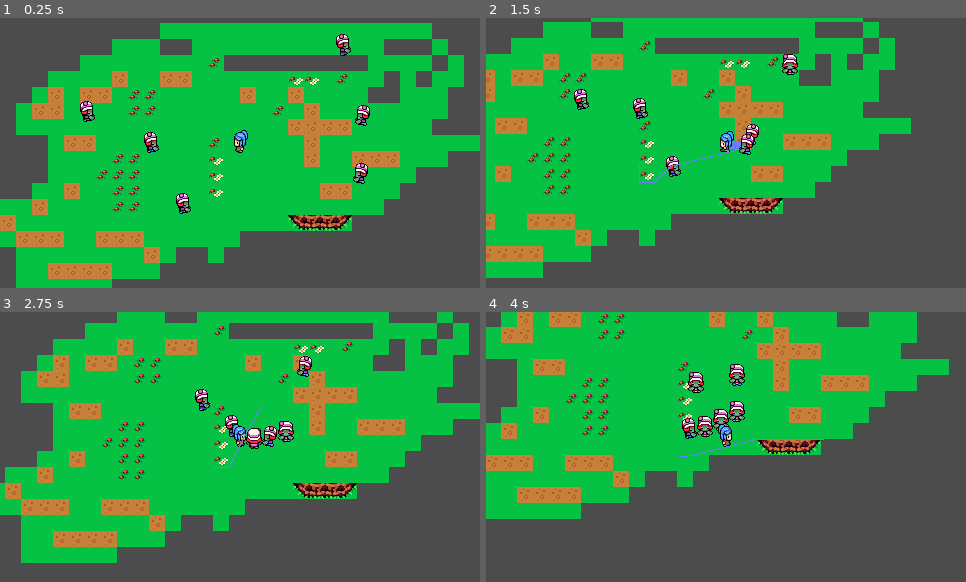
Above: before the commit, frames 1-4 (two rows, left to right).
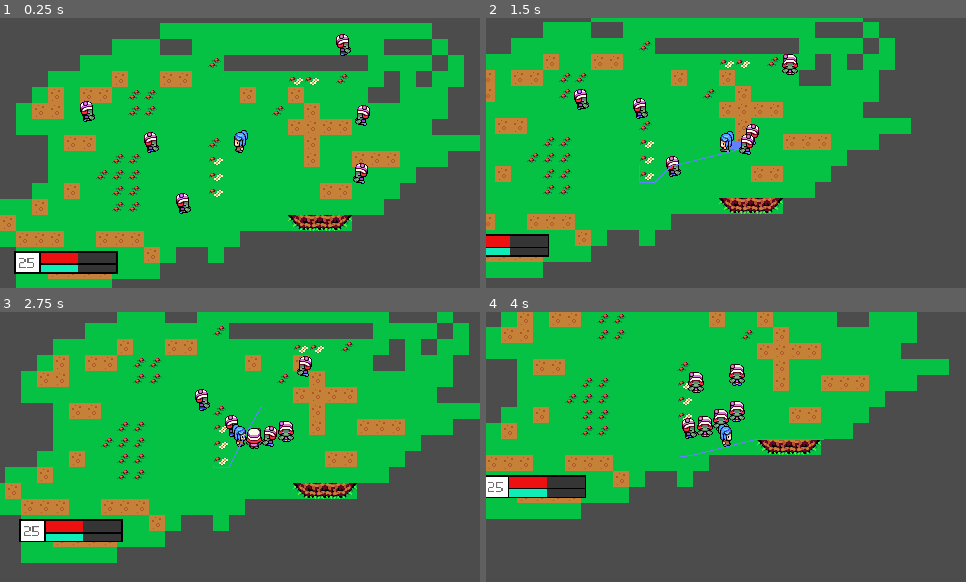
Above: after the commit, the same moments.

Repository: destroysound/DungeonCrawl
Game: Godot game, scene res://GameScene.tscn
The game is run twice, just before and just after one commit, with the same random seed, the same clock (stepped at 60 frames per second) and the same inputs.
Inputs (mouse positions are in pixels of both pictures, inside the frame that each line leads up to):
- Up to frame 1 (0.25 s): no input
- Up to frame 2 (1.5 s): move the mouse to (831, 139) at 0.52 s; tap Space (attack) at 0.6, 1.35 s; click (831, 139) at 0.67 s; move the mouse to (630, 166) at 1.27 s; click (630, 166) at 1.42 s
- Up to frame 3 (2.75 s): move the mouse to (288, 387) at 2.02 s; tap Space (attack) at 2.1 s; click (288, 387) at 2.17 s
- Up to frame 4 (4 s): move the mouse to (702, 501) at 2.77 s; tap Space (attack) at 2.85, 3.6 s; click (702, 501) at 2.92 s; move the mouse to (870, 487) at 3.52 s; click (870, 487) at 3.67 s

The runs differ from the first frame. In frame 1, 1.8% of the frame differs, in the area x 2-25%, y 86-95%; in frame 2, 1.1%; in frame 3, 1.8%; in frame 4, 1.8%.

Commit message:
ui stuff

Diff:
--- /dev/null
+++ b/Fonts/new_dynamicfont.tres
@@ -0,0 +1,7 @@
+[gd_resource type="DynamicFont" load_steps=2 format=2]
+
+[ext_resource path="res://Fonts/Nintendo-DS-BIOS.ttf" type="DynamicFontData" id=1]
+
+[resource]
+size = 50
+font_data = ExtResource( 1 )
--- a/GameScene.tscn
+++ b/GameScene.tscn
@@ -1,9 +1,10 @@
-[gd_scene load_steps=5 format=2]
+[gd_scene load_steps=6 format=2]
 
 [ext_resource path="res://Player.tscn" type="PackedScene" id=1]
 [ext_resource path="res://Tiles/tileA2_ground.tres" type="TileSet" id=2]
 [ext_resource path="res://GameScene.gd" type="Script" id=3]
 [ext_resource path="res://Enemy.tscn" type="PackedScene" id=4]
+[ext_resource path="res://UI.tscn" type="PackedScene" id=5]
 
 [node name="GameScene" type="Node2D"]
 script = ExtResource( 3 )
@@ -23,7 +24,6 @@
 
 [node name="Enemy" parent="Navigation2D/YSort" instance=ExtResource( 4 )]
 position = Vector2( -160, -32 )
-collision_mask = 3
 
 [node name="Enemy2" parent="Navigation2D/YSort" instance=ExtResource( 4 )]
 position = Vector2( 128, 32 )
@@ -49,3 +49,9 @@
 
 [node name="Line2D" type="Line2D" parent="."]
 width = 1.0
+
+[node name="UI" parent="." instance=ExtResource( 5 )]
+margin_left = -240.0
+margin_top = 136.0
+margin_right = -240.0
+margin_bottom = 136.0
--- a/UI.tscn
+++ b/UI.tscn
@@ -1,4 +1,7 @@
-[gd_scene format=2]
+[gd_scene load_steps=3 format=2]
+
+[ext_resource path="res://UItextures/UISquare2.png" type="Texture" id=1]
+[ext_resource path="res://Fonts/new_dynamicfont.tres" type="DynamicFont" id=2]
 
 [node name="UI" type="Control"]
 anchor_right = 1.0
@@ -6,3 +9,67 @@
 __meta__ = {
 "_edit_use_anchors_": false
 }
+
+[node name="BG" type="ColorRect" parent="."]
+anchor_top = 1.0
+anchor_bottom = 1.0
+margin_left = 13.9909
+margin_top = -37.7484
+margin_right = 263.991
+margin_bottom = 26.2516
+rect_scale = Vector2( 0.414842, 0.353997 )
+color = Color( 0, 0, 0, 1 )
+__meta__ = {
+"_edit_use_anchors_": false
+}
+
+[node name="LevelBG" type="ColorRect" parent="BG"]
+margin_left = 5.0
+margin_top = 5.0
+margin_right = 60.0
+margin_bottom = 60.0
+__meta__ = {
+"_edit_use_anchors_": false
+}
+
+[node name="Label" type="Label" parent="BG/LevelBG"]
+margin_right = 55.0
+margin_bottom = 55.0
+custom_fonts/font = ExtResource( 2 )
+custom_colors/font_color = Color( 0.431373, 0.431373, 0.431373, 1 )
+text = "25"
+align = 1
+valign = 1
+__meta__ = {
+"_edit_use_anchors_": false
+}
+
+[node name="HealthBar" type="TextureProgress" parent="BG"]
+margin_left = 64.0
+margin_top = 5.0
+margin_right = 246.0
+margin_bottom = 35.0
+value = 50.0
+texture_under = ExtResource( 1 )
+texture_progress = ExtResource( 1 )
+tint_under = Color( 0.215686, 0.211765, 0.211765, 1 )
+tint_progress = Color( 0.929412, 0.0666667, 0.0666667, 1 )
+nine_patch_stretch = true
+__meta__ = {
+"_edit_use_anchors_": false
+}
+
+[node name="XPBar" type="TextureProgress" parent="BG"]
+margin_left = 64.0
+margin_top = 40.0
+margin_right = 246.0
+margin_bottom = 60.0
+value = 50.0
+texture_under = ExtResource( 1 )
+texture_progress = ExtResource( 1 )
+tint_under = Color( 0.215686, 0.211765, 0.211765, 1 )
+tint_progress = Color( 0.0666667, 0.929412, 0.72549, 1 )
+nine_patch_stretch = true
+__meta__ = {
+"_edit_use_anchors_": false
+}
--- a/project.godot
+++ b/project.godot
@@ -17,7 +17,7 @@
 
 config/name="DungeonCrawl"
 run/main_scene="res://GameScene.tscn"
-config/icon="res://icon.png"
+config/icon="res://UItextures/icon.png"
 
 [display]
 
Binary file added: Fonts/Nintendo-DS-BIOS.ttf
Binary file added: UItextures/Health.png
Not shown, changed: UItextures/Health.png.import
Renamed: UISquare2.png -> UItextures/UISquare2.png
Not shown, added: UItextures/UISquare2.png.import
Binary file added: UItextures/UIsquare.png
Not shown, added: UItextures/UIsquare.png.import
Renamed: icon.png -> UItextures/icon.png
Not shown, added: UItextures/icon.png.import
